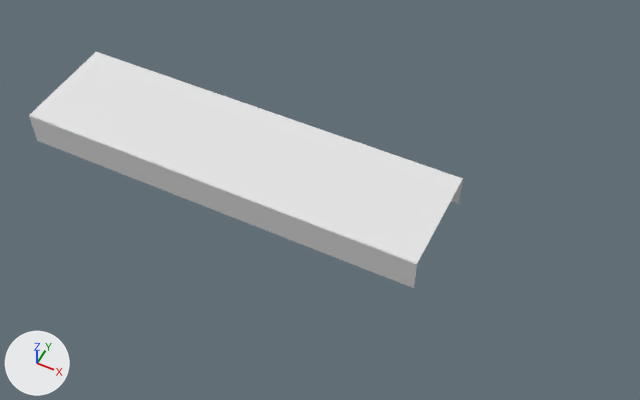
An edit to the OBJ model assets/models/road_junction_diverge_right_main_glass.obj, drawn before and after from the same camera.
Rendered twice from a camera (50 mm lens) standing at (2380.0, -2205.0, 2684.0) and looking at (1287.0, -19.0, -49.0). Arrows for +X, +Y and +Z are at lower left; the lights stay in place. The older version comes first. Where no turn or scale is listed for an object, it has been applied to the vertices. Vertices at exactly the same position are counted once.

The first picture shows 'road_junction_diverge_right_main_glass'.
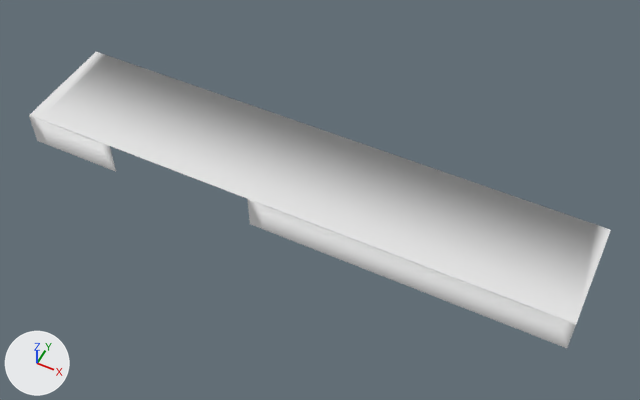
The change in detail:
me_road_junction_diverge_right_main_glass is used by ob_road_junction_diverge_right_main_glass; location (0.0, 0.0, 0.0).
me_road_junction_diverge_right_main_glass had 20 vertices, 18 faces and spanned x 0.0..1800.0, y -243.0..243.0, z -75.0..78.0.
me_road_junction_diverge_right_main_glass now has 380 vertices, 549 faces and spans x 0.0..2400.0, y -243.0..243.0, z -75.0..78.0.
me_road_junction_diverge_right_main_glass part 1: 360 vertices added at x 60.0..2400.0, y -243.0..243.0, z -75.0..78.0.

Where the change shows, as pixel boxes [x1, y1, x2, y2] in the pictures (640 x 400 px):
'road_junction_diverge_right_main_glass', reshaped (34% wider, 25% taller): before [29, 52, 463, 288]; after [29, 52, 611, 348]
part 1 of me_road_junction_diverge_right_main_glass, added: after [29, 52, 611, 348]
